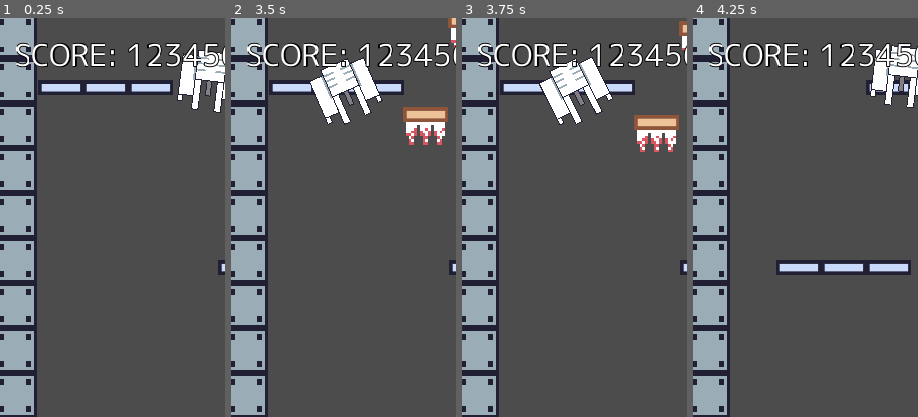
Above: before the commit, frames 1-4 (left to right).
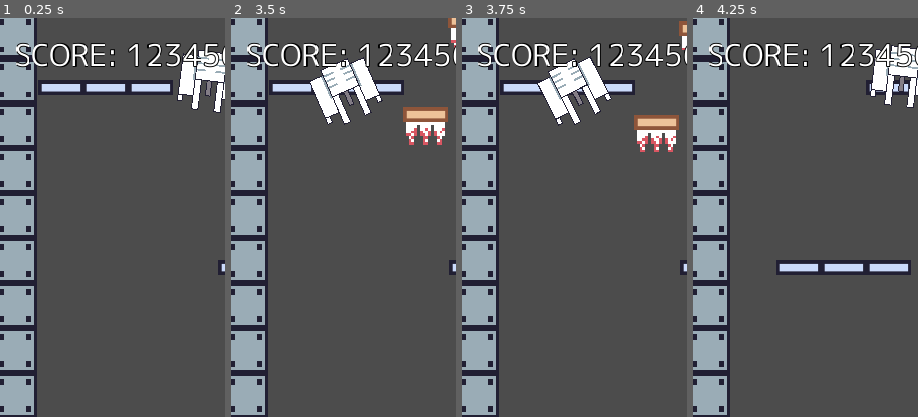
Above: after the commit, the same moments.

Repository: syun77/gd_deathroom666
Game: Godot game, scene res://Main.tscn
The game is run twice, just before and just after one commit, with the same random seed, the same clock (stepped at 60 frames per second) and the same inputs.
Inputs:
- Up to frame 1 (0.25 s): no input
- Up to frame 2 (3.5 s): hold Right (ui_right) 0.53-2.03 s; tap Z (act_jump) at 0.6, 0.77, 1.07, 1.35, 1.52, 1.82, 2.1, 2.85, 3.02, 3.32 s; hold Left (ui_left) 2.03-2.78 s; hold Right (ui_right) from 2.78 s (still down)
- Up to frame 3 (3.75 s): keep holding Right (ui_right); tap Z (act_jump) at 3.6 s
- Up to frame 4 (4.25 s): keep holding Right (ui_right); tap Z (act_jump) at 3.77, 4.07 s; tap R (ui_reset) at 4.15 s
The pictures show only the part of the screen within x 2-52%, y 0-50%; the shares and areas given below are measured in that part.

Frames 1-2 are identical in both runs. In frame 3, 1.0% of the frame differs, in the area x 33-68%, y 9-28%; in frame 4, nothing differs.

Commit message:
ショットを実装中

Diff:
--- a/DeathRoom666/Main.gd
+++ b/DeathRoom666/Main.gd
@@ -36,7 +36,9 @@
 onready var _block_layer = $WallLayer
 onready var _player = $MainLayer/Player
 onready var _camera = $MainCamera
-onready var _enemy = $MainLayer/Enemy
+onready var _enemy = $EnemyLayer/Enemy
+onready var _enemy_layer = $EnemyLayer
+onready var _shot_layer = $ShotLayer
 onready var _bullet_layer = $BulletLayer
 onready var _effect_layer = $EffectLayerFront
 onready var _labelScore = $UILayer/LabelScore
@@ -66,7 +68,13 @@
 	_create_random_floor()
 
 	# セットアップ.
-	Common.setup(_effect_layer)
+	var layers = {
+		"enemy": _enemy_layer,
+		"shot": _shot_layer,
+		"bullet": _bullet_layer,
+		"effect": _effect_layer,
+	}
+	Common.setup(layers)
 
 ## ランダムに足場を作る
 func _create_random_floor():
--- a/DeathRoom666/Main.tscn
+++ b/DeathRoom666/Main.tscn
@@ -159,8 +159,14 @@
 position = Vector2( 136, 800 )
 _effect_layer = NodePath("../../EffectLayerBack")
 
-[node name="Enemy" parent="MainLayer" instance=ExtResource( 5 )]
+[node name="EnemyLayer" type="CanvasLayer" parent="."]
+follow_viewport_enable = true
+
+[node name="Enemy" parent="EnemyLayer" instance=ExtResource( 5 )]
 position = Vector2( 232, 56 )
+
+[node name="ShotLayer" type="CanvasLayer" parent="."]
+follow_viewport_enable = true
 
 [node name="BulletLayer" type="CanvasLayer" parent="."]
 follow_viewport_enable = true
--- a/DeathRoom666/Player.gd
+++ b/DeathRoom666/Player.gd
@@ -4,6 +4,7 @@
 # 依存シーン.
 # ------------------------------------
 const GHOST_EFFECT = preload("res://src/effects/GhostEffect.tscn")
+const SHOT_OBJ = preload("res://src/shot/Shot.tscn")
 
 # ------------------------------------
 # 定数
@@ -79,6 +80,7 @@
 # ------------------------------------
 # public function.
 # ------------------------------------
+
 ## 踏みつけ.
 func stomp() -> void:
 	_velocity.y = -1000
@@ -310,8 +312,15 @@
 
 	return true
 
+## バリアに何かが衝突.
 func _on_Barrier_area_entered(area: CollisionObject2D) -> void:
 	var layer = area.collision_layer
 	if layer & (1 << Common.eColLayer.BULLET):
 		# 敵弾であれば消す.
 		area.vanish()
+		# ショットを発生させる.
+		var parent = Common.get_layer("shot")
+		var s = SHOT_OBJ.instance()
+		s.position = area.position
+		s.set_velocity(area.get_velocity())
+		parent.add_child(s)
--- a/DeathRoom666/src/bullet/Bullet.gd
+++ b/DeathRoom666/src/bullet/Bullet.gd
@@ -10,6 +10,10 @@
 	var rad = deg2rad(deg)
 	_velocity.x = cos(rad) * speed
 	_velocity.y = -sin(rad) * speed
+
+## 移動量を取得する.
+func get_velocity() -> Vector2:
+	return _velocity
 
 ## 弾を消す.
 func vanish() -> void:
--- a/DeathRoom666/src/common/Common.gd
+++ b/DeathRoom666/src/common/Common.gd
@@ -25,17 +25,21 @@
 #-----------------------------------
 # vars.
 #-----------------------------------
-var _effect_layer:CanvasLayer
+var _layers = []
 
 #-----------------------------------
 # public functions.
 #-----------------------------------
-func setup(effect_layer:CanvasLayer) -> void:
-	_effect_layer = effect_layer
+func setup(layers) -> void:
+	_layers = layers
+
+func get_layer(name:String) -> CanvasLayer:
+	return _layers[name]
 
 func add_particle() -> Particle:
+	var parent = get_layer("effect")
 	var p = ParticleObj.instance()
-	_effect_layer.add_child(p)
+	parent.add_child(p)
 	return p
 
 func start_particle(pos:Vector2, time:float, color:Color) -> void:
--- /dev/null
+++ b/DeathRoom666/src/shot/Shot.gd
@@ -0,0 +1,106 @@
+extends Area2D
+# ------------------------------------
+# preload.
+# ------------------------------------
+
+# ------------------------------------
+# 定数.
+# ------------------------------------
+
+# ------------------------------------
+# onready.
+# ------------------------------------
+
+# ------------------------------------
+# vars.
+# ------------------------------------
+# 移動方向.
+var _deg := 0.0
+# 速度.
+var _speed := 0.0
+
+# 経過時間
+var _timer := 0.0
+# ------------------------------------
+# public functions.
+# ------------------------------------
+## 速度を設定.
+func set_velocity(v:Vector2) -> void:
+	_deg = rad2deg(atan2(-v.y, v.x))
+	_speed = v.length()
+
+## 速度をベクトルとして取得する.
+func get_velocity() -> Vector2:
+	var v = Vector2()
+	var rad = deg2rad(_deg)
+	v.x = cos(rad) * _speed
+	v.y = -sin(rad) * _speed
+	return v
+
+## 消滅する
+func vanish() -> void:
+	queue_free()
+
+# ------------------------------------
+# private functions.
+# ------------------------------------
+func _ready() -> void:
+	pass
+
+## 一番近いターゲットを探す.
+func _search_target():
+	var target_layer = Common.get_layer("enemy")
+	var distance:float = 999999
+	var target:Node2D = null
+	for obj in target_layer.get_children():
+		var d = (obj.position - position).length()
+		if d < distance:
+			# より近いターゲット.
+			target = obj
+			distance = d
+
+	return target
+
+## 更新.
+func _process(delta: float) -> void:
+	_timer += delta
+
+	_speed += 1000 * delta # 加速する.
+	if _speed > 5000:
+		_speed = 5000 # 最高速度制限.
+
+	var target = _search_target()
+	if target != null:
+		# 速度を更新.
+		var d = target.position - position
+		# 狙い撃ち角度を計算する.
+		var aim = rad2deg(atan2(-d.y, d.x))
+		var diff = _diff_angle(_deg, aim)
+		# 旋回する.
+		_deg += diff * delta * 3 + (diff * _timer * (delta+0.5))
+
+	var v = get_velocity()
+
+	position += v * delta
+
+	# ****************************
+	# 画面外判定はMain.gd でやります.
+	# ****************************
+
+## 角度差を求める.
+func _diff_angle(now:float, next:float) -> float:
+	# 角度差を求める.
+	var d = next - now
+	# 0.0〜360.0にする.
+	d -= floor(d / 360.0) * 360.0
+	# -180.0〜180.0の範囲にする.
+	if d > 180.0:
+		d -= 360.0
+	return d
+
+## 何かと衝突した.
+func _on_Shot_area_entered(area: Area2D) -> void:
+	var layer = area.collision_layer
+	if layer & (1 << Common.eColLayer.ENEMY):
+		# 敵と衝突したら消える.
+		vanish()
--- /dev/null
+++ b/DeathRoom666/src/shot/Shot.tscn
@@ -0,0 +1,24 @@
+[gd_scene load_steps=5 format=2]
+
+[ext_resource path="res://assets/images/shot.png" type="Texture" id=1]
+[ext_resource path="res://src/shot/Shot.gd" type="Script" id=2]
+
+[sub_resource type="CanvasItemMaterial" id=1]
+blend_mode = 1
+
+[sub_resource type="CircleShape2D" id=2]
+radius = 8.0
+
+[node name="Shot" type="Area2D"]
+collision_layer = 64
+collision_mask = 16
+script = ExtResource( 2 )
+
+[node name="Shot" type="Sprite" parent="."]
+material = SubResource( 1 )
+texture = ExtResource( 1 )
+
+[node name="CollisionShape2D" type="CollisionShape2D" parent="."]
+shape = SubResource( 2 )
+
+[connection signal="area_entered" from="." to="." method="_on_Shot_area_entered"]
Binary file added: DeathRoom666/assets/images/shot.png
Not shown, added: DeathRoom666/assets/images/shot.png.import
